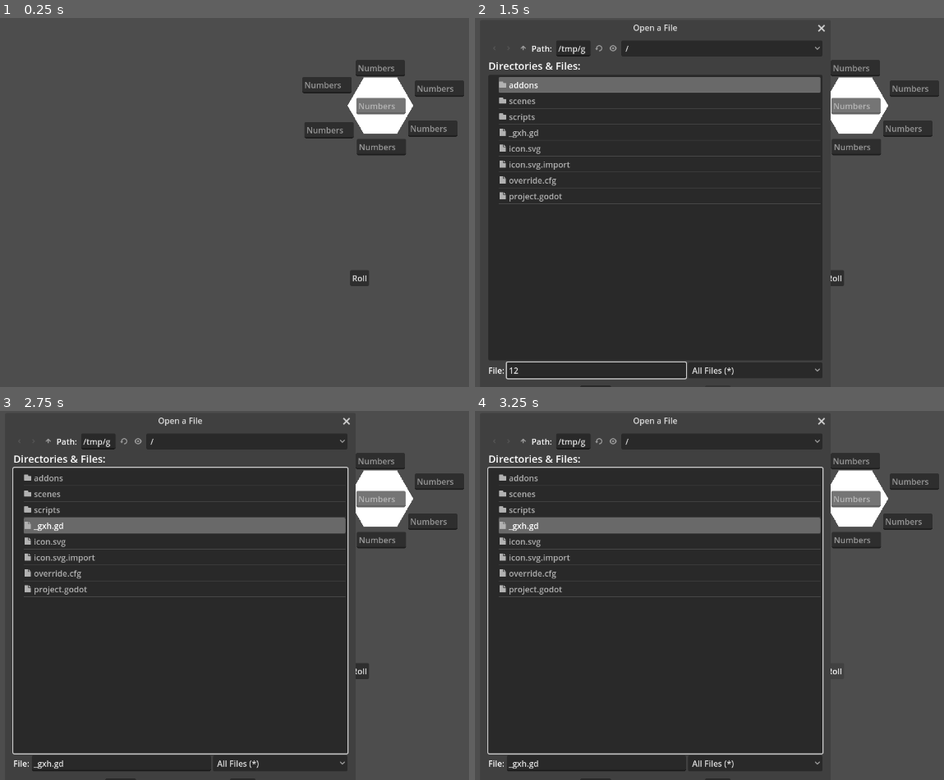
Above: before the commit, frames 1-4 (two rows, left to right).
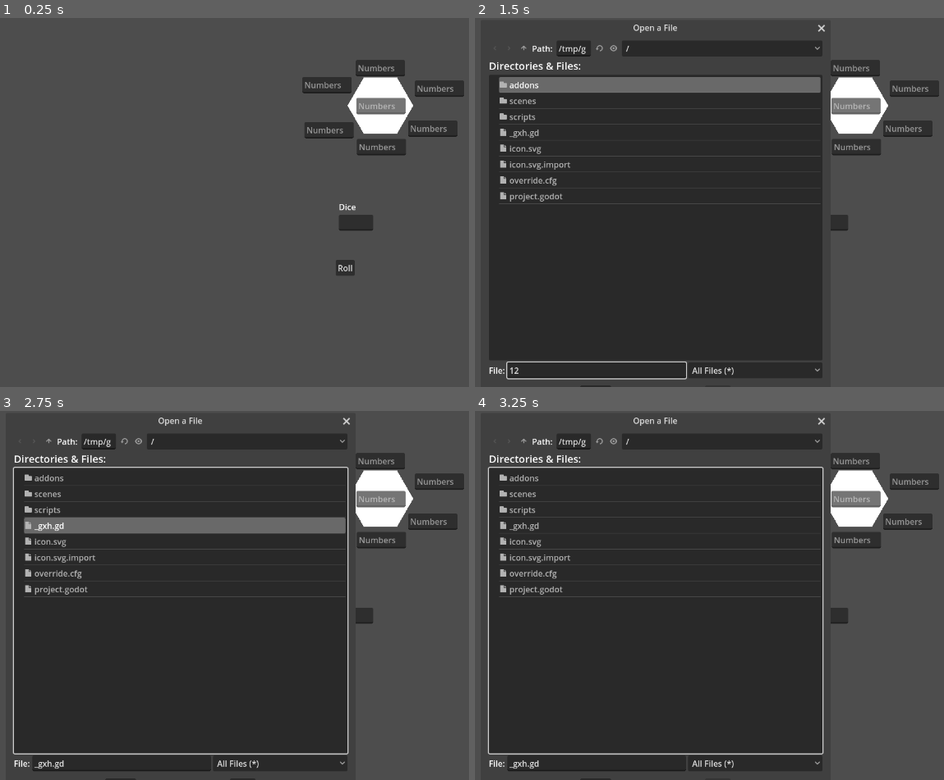
Above: after the commit, the same moments.

Repository: ashestosea/hex-flower
Game: Godot game, scene res://scenes/main.tscn
Same seed, same stepped clock (60 frames per second), same inputs: the game is played once before the commit and once after it.
Inputs (mouse positions are in pixels of both pictures, inside the frame that each line leads up to):
- Up to frame 1 (0.25 s): no input
- Up to frame 2 (1.5 s): click (596, 368) at 0.52 s; type "12" at 0.6 s; click (854, 106) at 0.75 s; type "12" at 0.83 s; click (854, 69) at 0.98 s; type "12" at 1.07 s; click (915, 88) at 1.27 s; type "12" at 1.35 s
- Up to frame 3 (2.75 s): click (431, 521) at 1.5 s; type "12" at 1.58 s; click (379, 540) at 1.73 s; type "12" at 1.82 s; click (328, 521) at 2.02 s; type "12" at 2.1 s
- Up to frame 4 (3.25 s): click "Roll" at 2.75 s

The runs differ from the first frame. In frame 1, 0.6% of the frame differs, in the area x 71-80%, y 50-73%; in frame 2, 1.2%; in frame 3, 1.5%; in frame 4, 4.2%, in the area x 2-80%, y 7-98%.

Commit message:
Add dice line edit field

Diff:
--- a/scenes/main.tscn
+++ b/scenes/main.tscn
@@ -97,15 +97,28 @@
 placeholder_text = "Numbers"
 metadata/_edit_lock_ = true
 
-[node name="Control" type="Control" parent="."]
+[node name="Dice" type="VBoxContainer" parent="."]
+offset_left = 948.0
+offset_top = 357.0
+offset_right = 988.0
+offset_bottom = 397.0
+
+[node name="Label" type="Label" parent="Dice"]
+layout_mode = 2
+text = "Dice"
+
+[node name="LineEdit_Dice" type="LineEdit" parent="Dice"]
+layout_mode = 2
+
+[node name="Buttons" type="Control" parent="."]
 layout_mode = 3
 anchors_preset = 0
-offset_left = 970.0
-offset_top = 492.0
-offset_right = 1209.0
-offset_bottom = 657.0
+offset_left = 942.0
+offset_top = 472.0
+offset_right = 1181.0
+offset_bottom = 637.0
 
-[node name="RollButton" type="Button" parent="Control"]
+[node name="Button_Roll" type="Button" parent="Buttons"]
 layout_mode = 0
 offset_right = 8.0
 offset_bottom = 8.0
@@ -119,4 +132,6 @@
 [connection signal="text_submitted" from="Navigation/Container/LineEdit_S" to="Navigation" method="_on_line_edit_s_text_submitted"]
 [connection signal="text_submitted" from="Navigation/Container/LineEdit_SW" to="Navigation" method="_on_line_edit_sw_text_submitted"]
 [connection signal="text_submitted" from="Navigation/Container/LineEdit_NW" to="Navigation" method="_on_line_edit_nw_text_submitted"]
-[connection signal="pressed" from="Control/RollButton" to="." method="_on_roll_button_pressed"]
+[connection signal="focus_exited" from="Dice/LineEdit_Dice" to="." method="_on_line_edit_dice_focus_exited"]
+[connection signal="text_submitted" from="Dice/LineEdit_Dice" to="." method="_on_line_edit_dice_text_submitted"]
+[connection signal="pressed" from="Buttons/Button_Roll" to="." method="_on_roll_button_pressed"]
--- a/scripts/main.gd
+++ b/scripts/main.gd
@@ -7,6 +7,7 @@
 @onready var _rng: RandomNumberGenerator = RandomNumberGenerator.new()
 @onready var flower: HexFlower = get_node("Flower")
 @onready var navigation: Navigation = get_node("Navigation")
+@onready var le_dice: LineEdit = get_node("Dice/LineEdit_Dice")
 
 func _ready():
 	hex_grid = HexGrid.new()
@@ -22,9 +23,10 @@
 func file_selected(path):
 	var data = JSON.parse_string(FileAccess.get_file_as_string(path))
 
-	dice = data.dice
 	flower.setup(self, data.rows)
 	navigation.setup(self, data.navigation)
+	dice = data.dice
+	le_dice.text = dice
 
 
 func _on_roll_button_pressed():
@@ -33,3 +35,11 @@
 	var dir = HexFlower.DIRECTIONS[dir_name]
 
 	flower.traverse(dir)
+
+
+func _on_line_edit_dice_text_submitted(new_text:String):
+	dice = new_text
+
+
+func _on_line_edit_dice_focus_exited():
+	dice = le_dice.text
